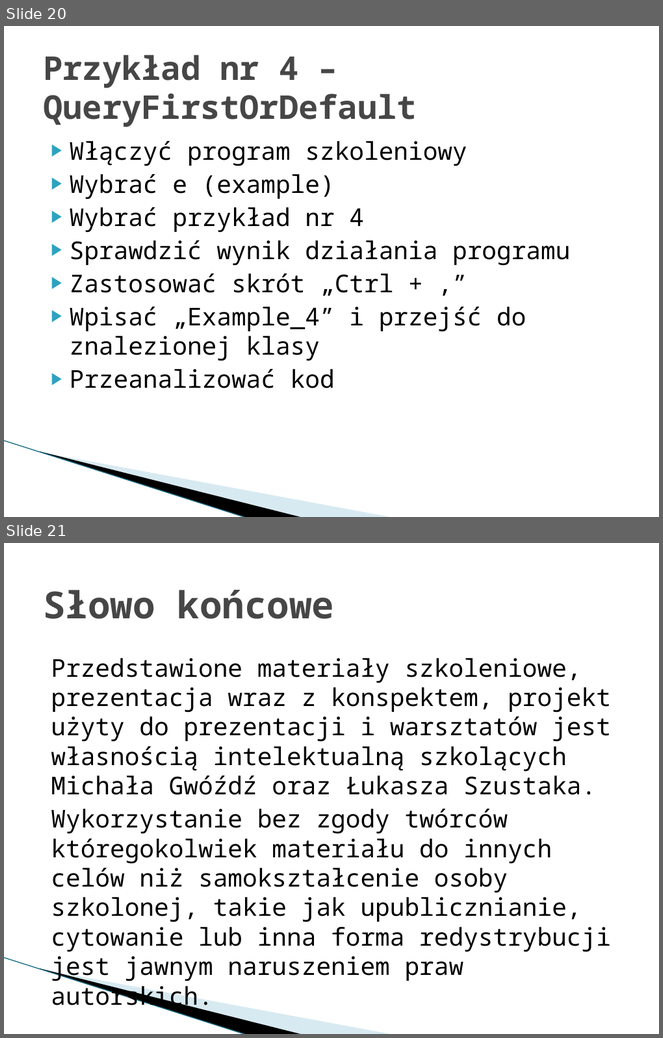
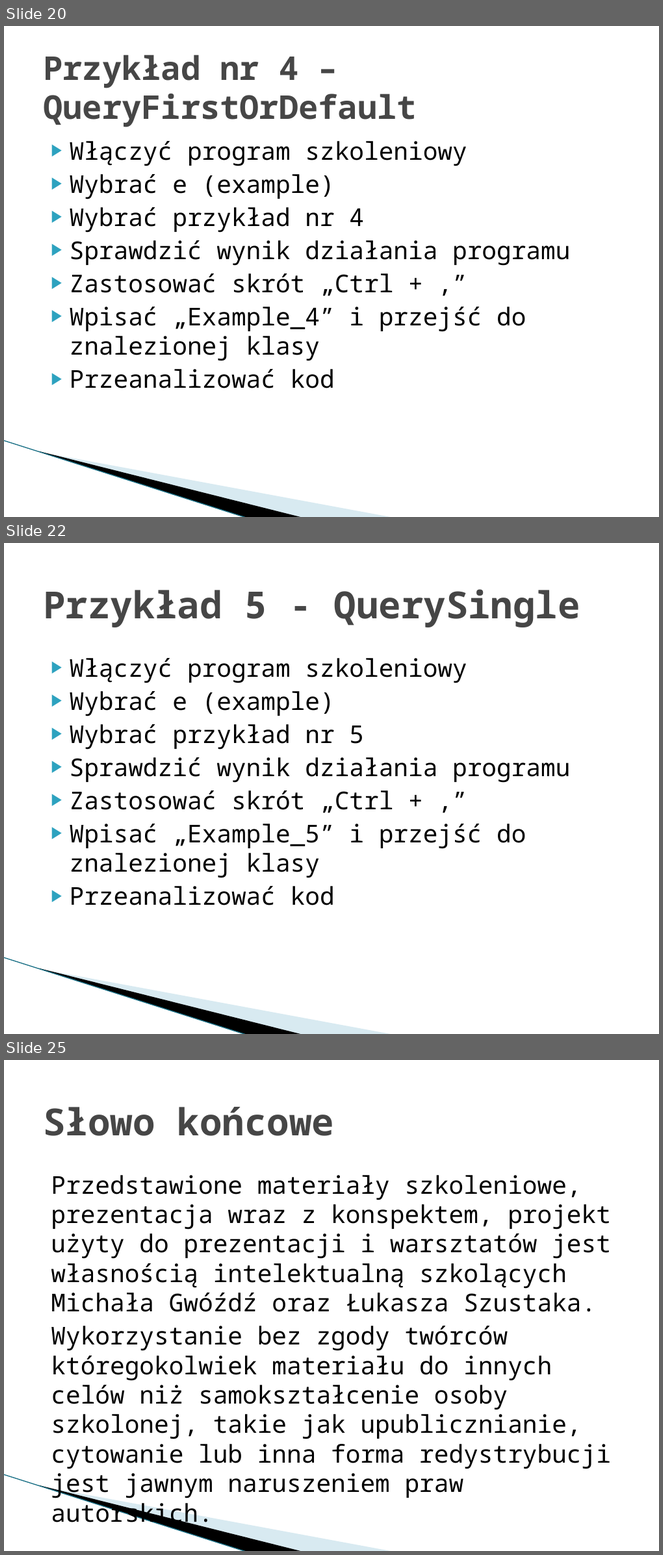
Before and after one commit to mietghar/Dapper_Workshop, a slide deck: Files/Szkolenie warsztatowe Dapper.pptx. Shown one above the other, each under a label of ours: slides 20 and 21 before the commit, slides 20, 22 and 25 after it; the slides between them are not shown. The pictures are 663x1038 and 663x1555 pixels, drawn with LibreOffice and Linux fonts; fonts in the diff are those of the drawing; background and template pictures are left out. Boxes give left, top, right and bottom in pixels: in the first picture for what was removed or moved away, otherwise in the second. Text is boxed around its words. In the diff, an @@ line names an element or a change of style, - is before the commit and + after.

Commit message:
added 6th example

```diff
--- a/Files/Szkolenie warsztatowe Dapper.pptx
+++ b/Files/Szkolenie warsztatowe Dapper.pptx
@@ slide 22 added at bbox=[4, 543, 659, 1034], background #FFFFFF; not listed: 3 template elements that a slide beside it also shows @@
@@ title added at bbox=[43, 589, 581, 627], 41 pt, text #464646, bold @@
+Przykład 5 - QuerySingle
@@ text added at bbox=[70, 658, 570, 906], 27 pt, text #000000 @@
+▶ Włączyć program szkoleniowy
+▶ Wybrać e (example)
+▶ Wybrać przykład nr 5
+▶ Sprawdzić wynik działania programu
+▶ Zastosować skrót „Ctrl + ,”
+▶ Wpisać „Example_5” i przejść do znalezionej klasy
+▶ Przeanalizować kod
@@ what was slide 21 is now slide 25 @@
```
Also in this commit, not shown: 3 other slides added, 12 other files.
